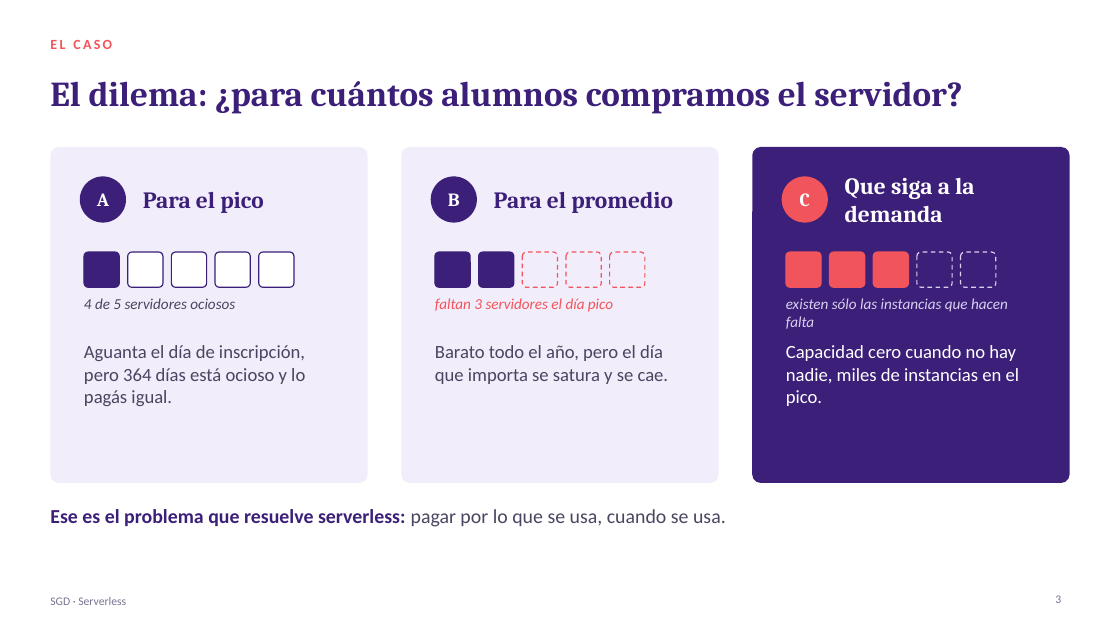
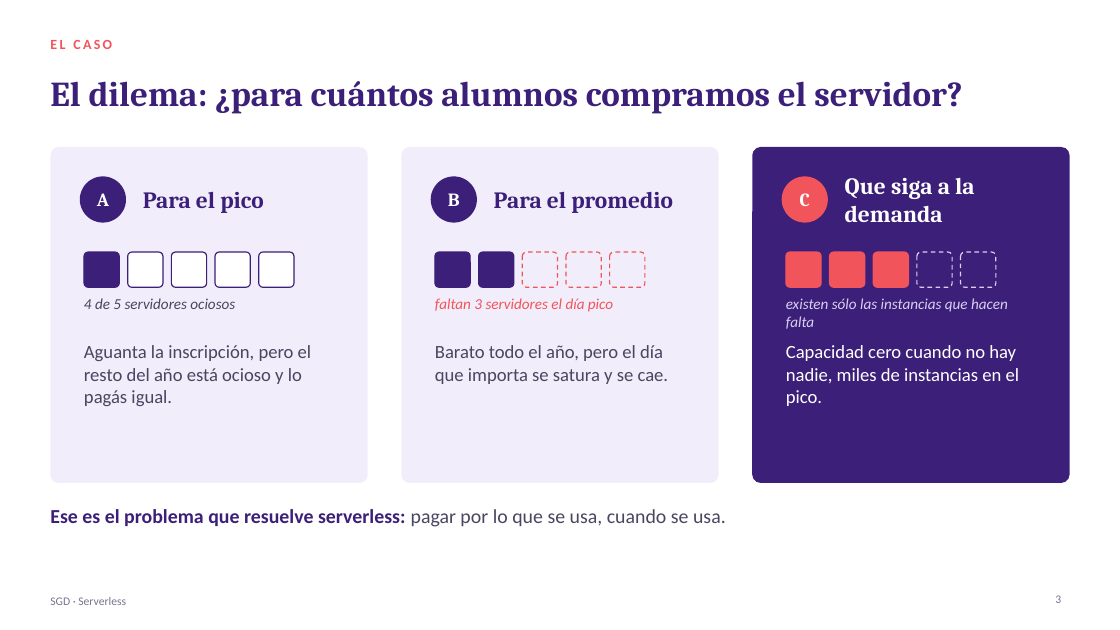
Before and after one commit to JuanBonadeo/utn_brain, a slide deck: slide 3 of materias/SGD/entregables/serverless/opciones/presentacion-C-historia.pptx. Drawn at 1120x630 pixels with LibreOffice and Linux fonts; fonts in the diff are those of the drawing. Boxes give left, top, right and bottom in pixels: in the first picture for what was removed or moved away, otherwise in the second. Text is boxed around its words. In the diff, an @@ line names an element or a change of style, - is before the commit and + after.

```diff
--- a/materias/SGD/entregables/serverless/opciones/presentacion-C-historia.pptx
+++ b/materias/SGD/entregables/serverless/opciones/presentacion-C-historia.pptx
@@ text at bbox=[84, 345, 312, 406]: text changed @@
-Aguanta el día de inscripción, pero 364 días está ocioso y lo pagás igual.
+Aguanta la inscripción, pero el resto del año está ocioso y lo pagás igual.
```
Also in this commit, not shown: 4 other slides changed, 1 other file.
